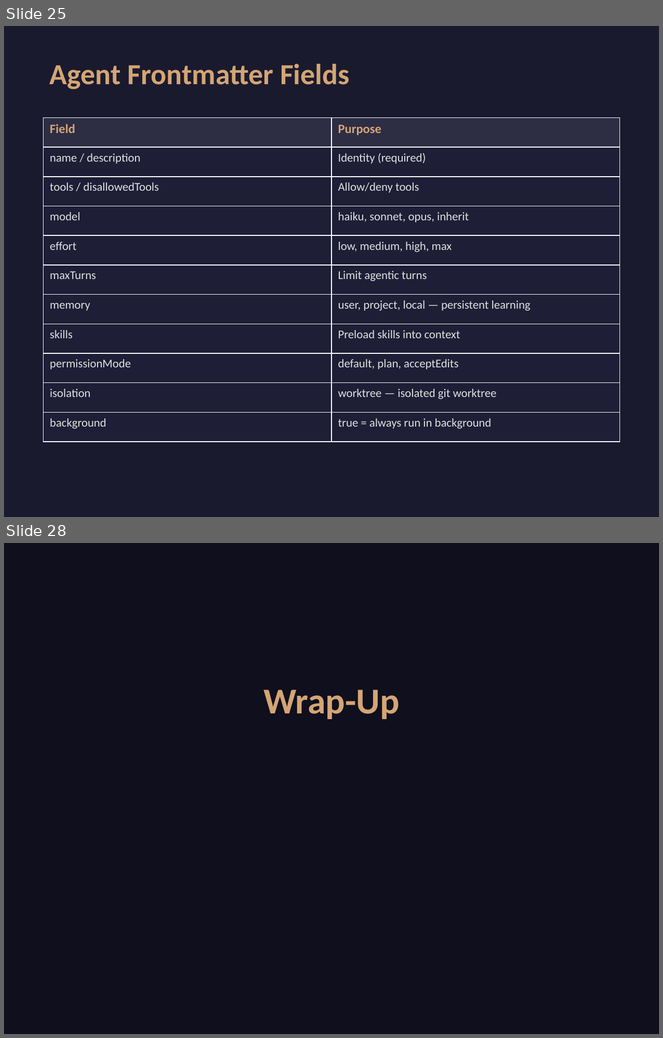
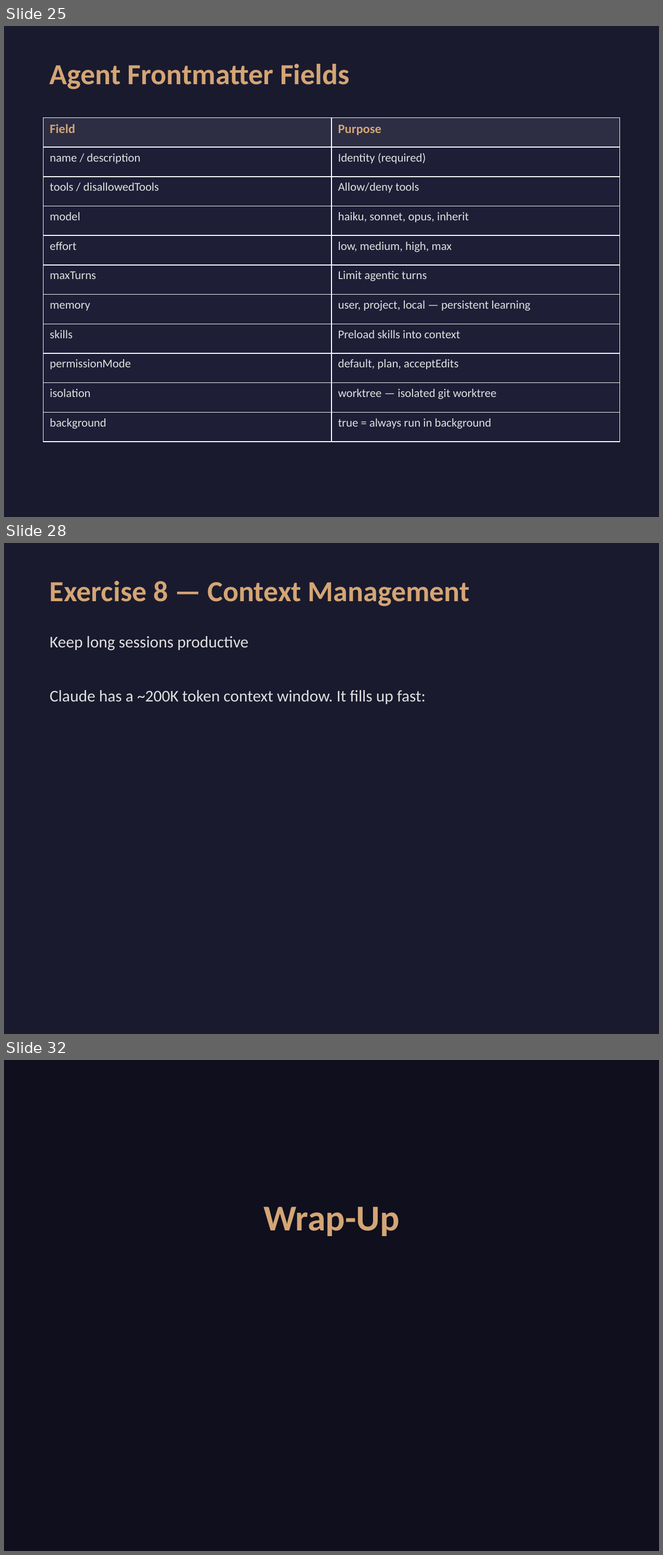
Before and after one commit to zachschillaci27/claude-code-workshop, a slide deck: slides.pptx. Shown one above the other, each under a label of ours: slides 25 and 28 before the commit, slides 25, 28 and 32 after it; the slides between them are not shown. The pictures are 663x1038 and 663x1555 pixels, drawn with LibreOffice and Linux fonts; fonts in the diff are those of the drawing. Boxes give left, top, right and bottom in pixels: in the first picture for what was removed or moved away, otherwise in the second. Text is boxed around its words. In the diff, an @@ line names an element or a change of style, - is before the commit and + after.

```diff
--- a/slides.pptx
+++ b/slides.pptx
@@ slide 28 added at (4, 543, 659, 1034), background #1A1A2E @@
@@ text added at (50, 580, 470, 606), 32 pt, text #D4A574, bold @@
+Exercise 8 — Context Management
@@ text added at (50, 636, 426, 704), 18 pt, text #E0E0E0 @@
+Keep long sessions productive
+Claude has a ~200K token context window. It fills up fast:
@@ what was slide 28 is now slide 32 @@
```
Also in this commit, not shown: 6 slides changed, 3 other slides added, 8 other files.
